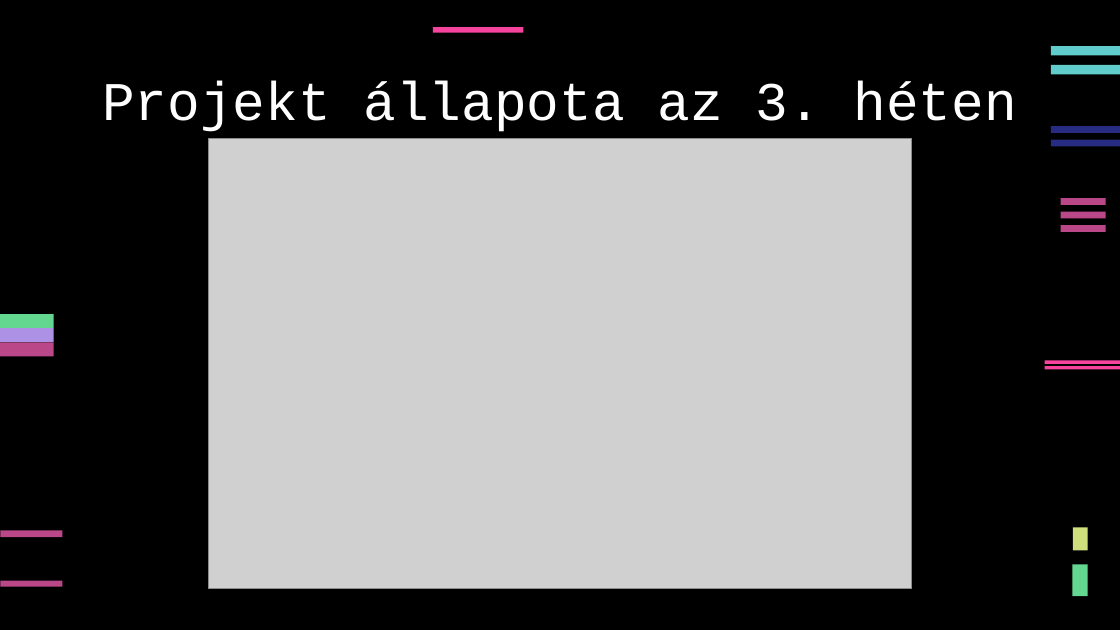
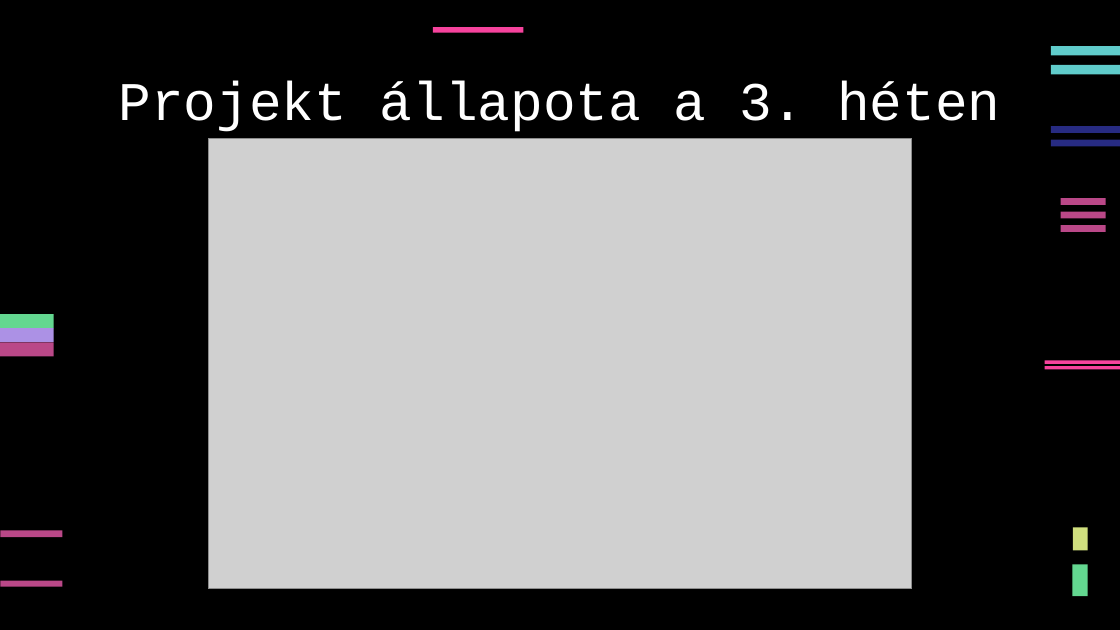
Before and after one commit to Cziperlan/Hyperion, a slide deck: slide 9 of Projekt_Hyperion-Laczkó_Dávid.pptx. Drawn at 1120x630 pixels with LibreOffice and Linux fonts; fonts in the diff are those of the drawing; grey boxes stand for pictures; background and template pictures are left out. Boxes give left, top, right and bottom in pixels: in the first picture for what was removed or moved away, otherwise in the second. Text is boxed around its words. In the diff, an @@ line names an element or a change of style, - is before the commit and + after.

```diff
--- a/Projekt_Hyperion-Laczkó_Dávid.pptx
+++ b/Projekt_Hyperion-Laczkó_Dávid.pptx
@@ title at (x1=118, y1=81, x2=1000, y2=132): text changed @@
-Projekt állapota az 3. héten
+Projekt állapota a 3. héten
```
Also in this commit, not shown: 5 other slides changed.
